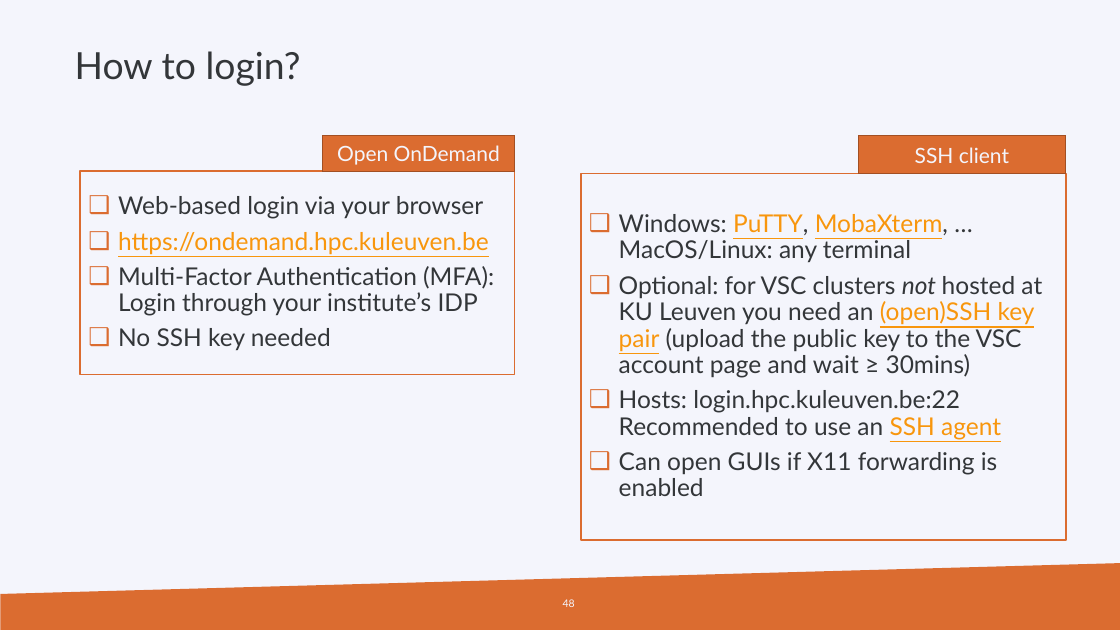
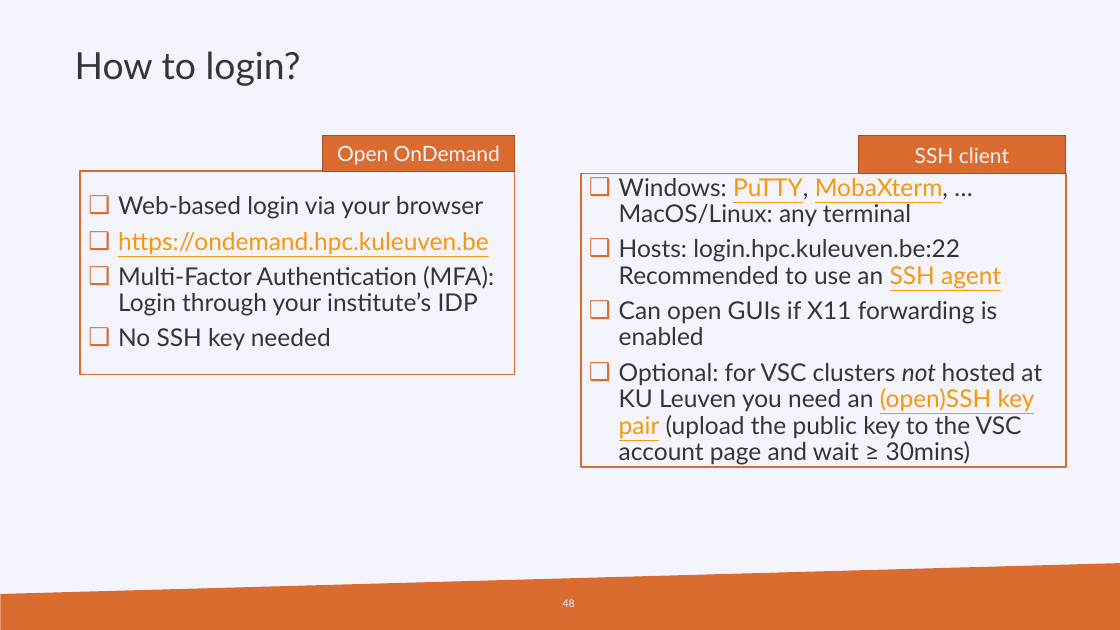
Before and after one commit to hpcleuven/HPC-intro, a slide deck: slide 48 of HPCintro.pptx. Drawn at 1120x630 pixels with LibreOffice and Linux fonts; fonts in the diff are those of the drawing; background and template pictures are left out. Boxes give left, top, right and bottom in pixels: in the first picture for what was removed or moved away, otherwise in the second. Text is boxed around its words. In the diff, an @@ line names an element or a change of style, - is before the commit and + after.

```diff
--- a/HPCintro.pptx
+++ b/HPCintro.pptx
@@ rectangle "Windows: PuTTY, MobaXterm, … MacOS/Linux: ...": place and size @@
-rectangle "Windows: PuTTY, MobaXterm, … MacOS/Linux: ..." at [581, 174, 1065, 540]
+rectangle "Windows: PuTTY, MobaXterm, … MacOS/Linux: ..." at [581, 174, 1065, 467]
@@ text in rectangle at [619, 276, 1042, 378]: paragraph removed @@
-❑ Optional: for VSC clusters not hosted at KU Leuven you need an (open)SSH key pair (upload the public key to the VSC account page and wait ≥ 30mins)
@@ text in rectangle at [619, 363, 1042, 465]: paragraph added @@
+❑ Optional: for VSC clusters not hosted at KU Leuven you need an (open)SSH key pair (upload the public key to the VSC account page and wait ≥ 30mins)
```
Also in this commit, not shown: 14 other slides changed, 1 slide added, 2 slides removed.
